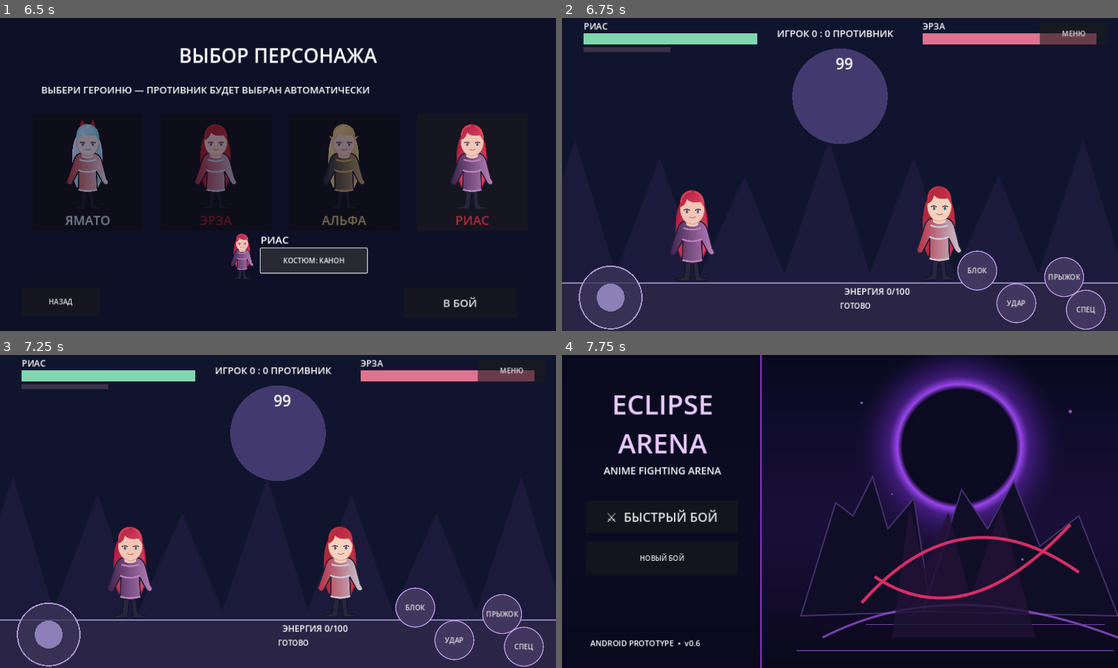
Above: before the commit, frames 1-4 (two rows, left to right).
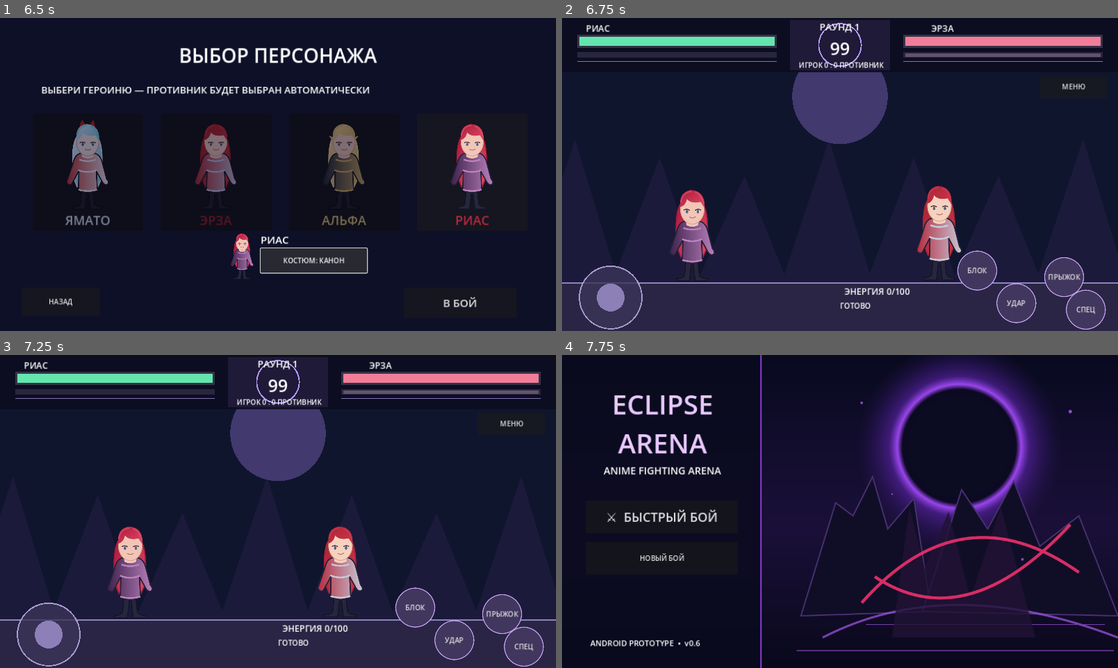
Above: after the commit, the same moments.

Repository: PerchikHot/Eclipse-Arena-
Game: Godot game, scene res://scenes/Main.tscn
The game is run twice, just before and just after one commit, with the same random seed, the same clock (stepped at 60 frames per second) and the same inputs.
Inputs:
- Up to frame 1 (6.5 s): click "⚔ БЫСТРЫЙ БОЙ" at 0.5 s; click "ЯМАТО" at 1.25 s; click "ЭРЗА" at 2 s; click "АЛЬФА" at 2.75 s; click "РИАС" at 3.5 s; click "КОСТЮМ: КАНОН" at 4.25 s; click "КОСТЮМ: БОЕВОЙ" at 5 s; click "КОСТЮМ: ПЛЯЖНЫЙ" at 5.75 s
- Up to frame 2 (6.75 s): click "В БОЙ" at 6.5 s
- Up to frame 3 (7.25 s): no input
- Up to frame 4 (7.75 s): click "МЕНЮ" at 7.25 s

Frame 1 is identical in both runs. In frame 2, 6.0% of the frame differs, in the area x 2-98%, y 1-23%; in frame 3, 6.0%; in frame 4, nothing differs.

Commit message:
Redesign top fight HUD with HP bars, energy, round number and centered timer

Diff:
--- a/scripts/main.gd
+++ b/scripts/main.gd
@@ -63,6 +63,7 @@
 var skill_label: Label
 var round_seconds := 99.0
 var round_timer_label: Label
+var round_number_label: Label
 
 func _ready() -> void:
     for character in ["yamato", "erza", "alpha", "rias"]:
@@ -103,22 +104,28 @@
         button.button_down.connect(func(): held[label] = true)
         button.button_up.connect(func(): held[label] = false)
     player_name_label = Label.new()
-    player_name_label.position = Vector2(50, 5)
+    player_name_label.position = Vector2(55, 10)
     player_name_label.add_theme_font_size_override("font_size", 20)
     add_child(player_name_label)
     enemy_name_label = Label.new()
-    enemy_name_label.position = Vector2(830, 5)
+    enemy_name_label.position = Vector2(850, 10)
     enemy_name_label.add_theme_font_size_override("font_size", 20)
     add_child(enemy_name_label)
     round_timer_label = Label.new()
-    round_timer_label.position = Vector2(600, 80)
+    round_timer_label.position = Vector2(590, 42)
     round_timer_label.size = Vector2(100, 48)
     round_timer_label.horizontal_alignment = HORIZONTAL_ALIGNMENT_CENTER
-    round_timer_label.add_theme_font_size_override("font_size", 35)
+    round_timer_label.add_theme_font_size_override("font_size", 40)
     add_child(round_timer_label)
+    round_number_label = Label.new()
+    round_number_label.position = Vector2(540, 5)
+    round_number_label.size = Vector2(200, 30)
+    round_number_label.horizontal_alignment = HORIZONTAL_ALIGNMENT_CENTER
+    round_number_label.add_theme_font_size_override("font_size", 22)
+    add_child(round_number_label)
     score_label = Label.new()
-    score_label.position = Vector2(495, 20)
-    score_label.add_theme_font_size_override("font_size", 22)
+    score_label.position = Vector2(545, 97)
+    score_label.add_theme_font_size_override("font_size", 16)
     score_label.text = "ИГРОК 0 : 0 ПРОТИВНИК"
     add_child(score_label)
     result_label = Label.new()
@@ -144,7 +151,7 @@
     add_child(cooldown_label)
     pause_button = Button.new()
     pause_button.text = "МЕНЮ"
-    pause_button.position = Vector2(1100, 10)
+    pause_button.position = Vector2(1100, 132)
     pause_button.size = Vector2(155, 52)
     pause_button.pressed.connect(show_menu)
     add_child(pause_button)
@@ -333,6 +340,10 @@
     cooldown_label.visible = false
     skill_label.visible = false
     round_timer_label.visible = false
+    round_number_label.visible = false
+    score_label.visible = false
+    player_name_label.visible = false
+    enemy_name_label.visible = false
     restart_button.visible = false
 
 func start_game() -> void:
@@ -345,6 +356,10 @@
     cooldown_label.visible = true
     skill_label.visible = true
     round_timer_label.visible = true
+    round_number_label.visible = true
+    score_label.visible = true
+    player_name_label.visible = true
+    enemy_name_label.visible = true
     restart_button.visible = round_over
     player_name_label.text = fighter_names[selected_fighter]
     enemy_name_label.text = fighter_names[enemy_fighter]
@@ -364,6 +379,7 @@
     skill_energy = 0.0
     round_seconds = 99.0
     round_timer_label.text = "99"
+    round_number_label.text = "РАУНД %d" % (player_wins + enemy_wins + 1)
     round_over = false
     player_attack_fx = 0.0
     enemy_attack_fx = 0.0
@@ -519,12 +535,20 @@
         draw_circle(Vector2(x_left, y_left - 140.0), 12.0 + player_hit_fx * 55.0, Color("#ffd56c", player_hit_fx * 3.0))
     if impact_flash > 0.0:
         draw_rect(Rect2(0, 0, 1280, 610), Color(1.0, 0.9, 0.96, impact_flash))
-    draw_rect(Rect2(50, 35, 400, 26), Color("#393349"))
-    draw_rect(Rect2(830, 35, 400, 26), Color("#393349"))
-    draw_rect(Rect2(50, 35, hp_left * 4, 26), Color("#80d6ae"))
-    draw_rect(Rect2(830, 35, hp_right * 4, 26), Color("#df738f"))
-    draw_rect(Rect2(50, 68, 200, 10), Color("#393349"))
-    draw_rect(Rect2(50, 68, skill_energy * 2.0, 10), Color("#9f8df1"))
+    # Верхняя панель: здоровье, энергия, таймер и текущий раунд.
+    draw_rect(Rect2(0, 0, 1280, 125), Color("#0c0c20", 0.89))
+    draw_rect(Rect2(35, 39, 460, 30), Color("#353248"))
+    draw_rect(Rect2(785, 39, 460, 30), Color("#353248"))
+    draw_rect(Rect2(40, 44, float(hp_left) * 4.5, 20), Color("#64e5ae"))
+    draw_rect(Rect2(1240 - float(hp_right) * 4.5, 44, float(hp_right) * 4.5, 20), Color("#f27d98"))
+    draw_rect(Rect2(35, 78, 460, 14), Color("#29253f"))
+    draw_rect(Rect2(785, 78, 460, 14), Color("#29253f"))
+    draw_rect(Rect2(40, 81, skill_energy * 4.5, 8), Color("#b49aff"))
+    draw_rect(Rect2(790, 81, 450, 8), Color("#62536c"))
+    draw_line(Vector2(35, 100), Vector2(495, 100), Color("#8173b0"), 2)
+    draw_line(Vector2(785, 100), Vector2(1245, 100), Color("#8173b0"), 2)
+    draw_rect(Rect2(525, 5, 230, 115), Color("#211b39", 0.92))
+    draw_arc(Vector2(640, 62), 49, 0.0, TAU, 48, Color("#b49aff"), 3)
 
 func draw_sprite_fighter(origin: Vector2, fighter_id: int, face_right: bool, motion: float, attack_fx: float, hit_fx: float, health: int) -> void:
     if fighter_id >= fighter_textures.size() or fighter_textures[fighter_id] == null:
